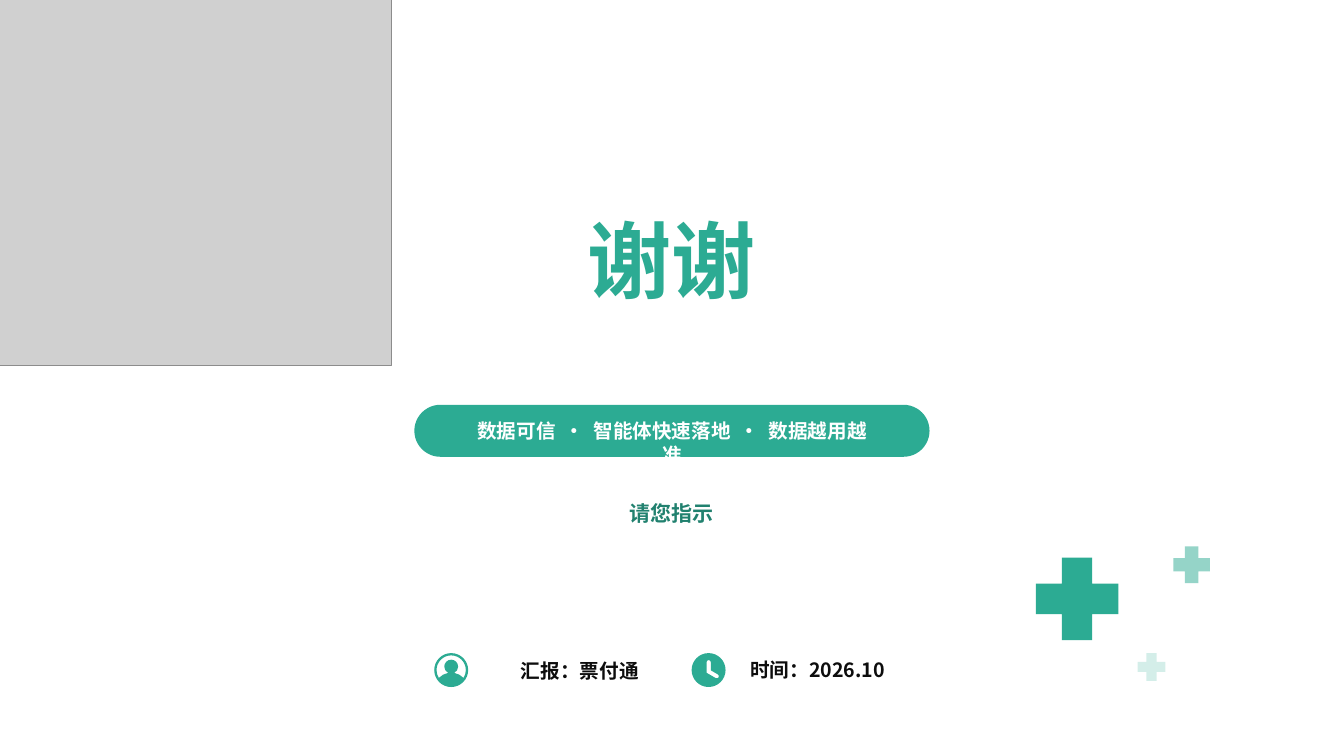
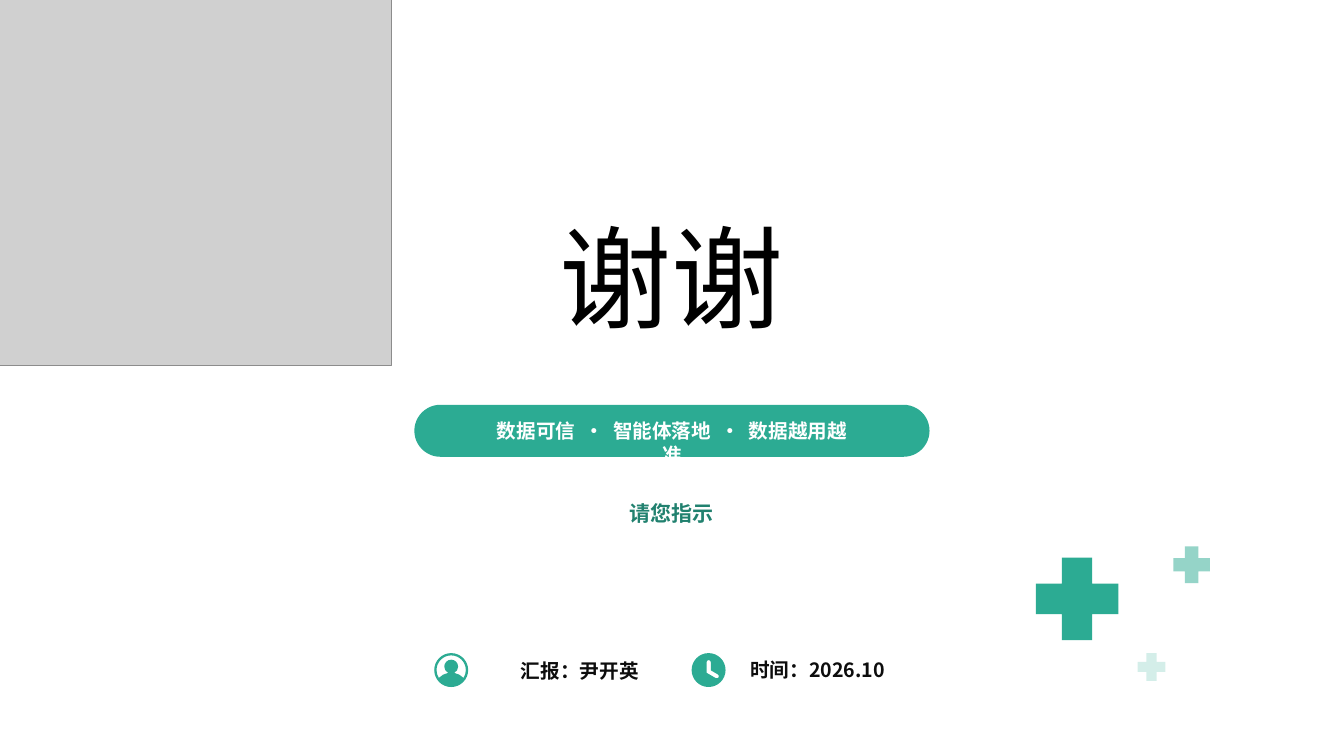
Before and after one commit to keanying/relevance, a slide deck: slide 48 of AI＋数据平台_老板汇报_青绿模板.pptx. Drawn at 1344x756 pixels with LibreOffice and Linux fonts; fonts in the diff are those of the drawing; grey boxes stand for pictures; background and template pictures are left out. Boxes give left, top, right and bottom in pixels: in the first picture for what was removed or moved away, otherwise in the second. Text is boxed around its words. In the diff, an @@ line names an element or a change of style, - is before the commit and + after.

```diff
--- a/AI＋数据平台_老板汇报_青绿模板.pptx
+++ b/AI＋数据平台_老板汇报_青绿模板.pptx
@@ text "谢谢": place and size @@
-text "谢谢" at (588, 220, 756, 299)
+text "谢谢" at (560, 226, 784, 329)
@@ text "谢谢" at (560, 226, 784, 329): size 60 to 80 pt, text colour #2CAB93 to #000000, bold off @@
@@ text at (497, 418, 847, 457): text changed @@
-数据可信 · 智能体快速落地 · 数据越用越准
+数据可信 · 智能体落地 · 数据越用越准
@@ text at (521, 661, 639, 680): text changed @@
-汇报：票付通
+汇报：尹开英
```
Also in this commit, not shown: 8 other slides changed.
